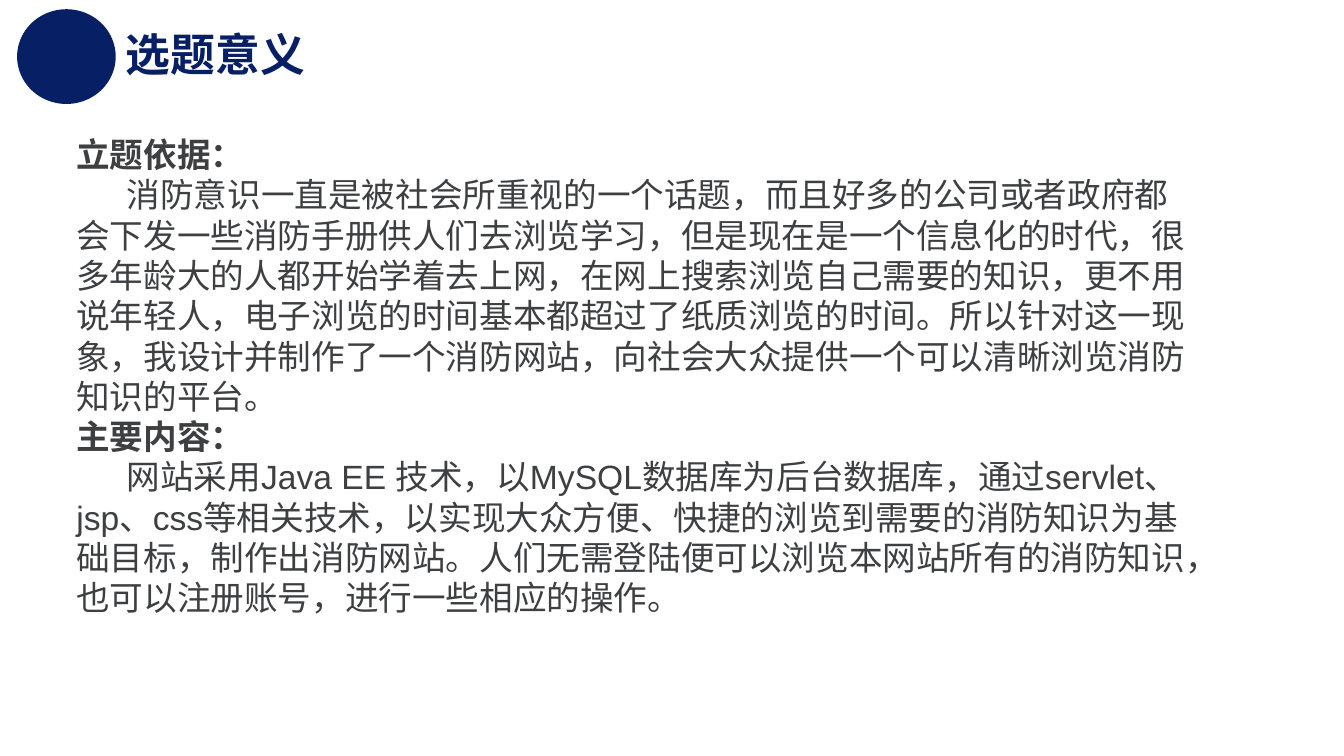
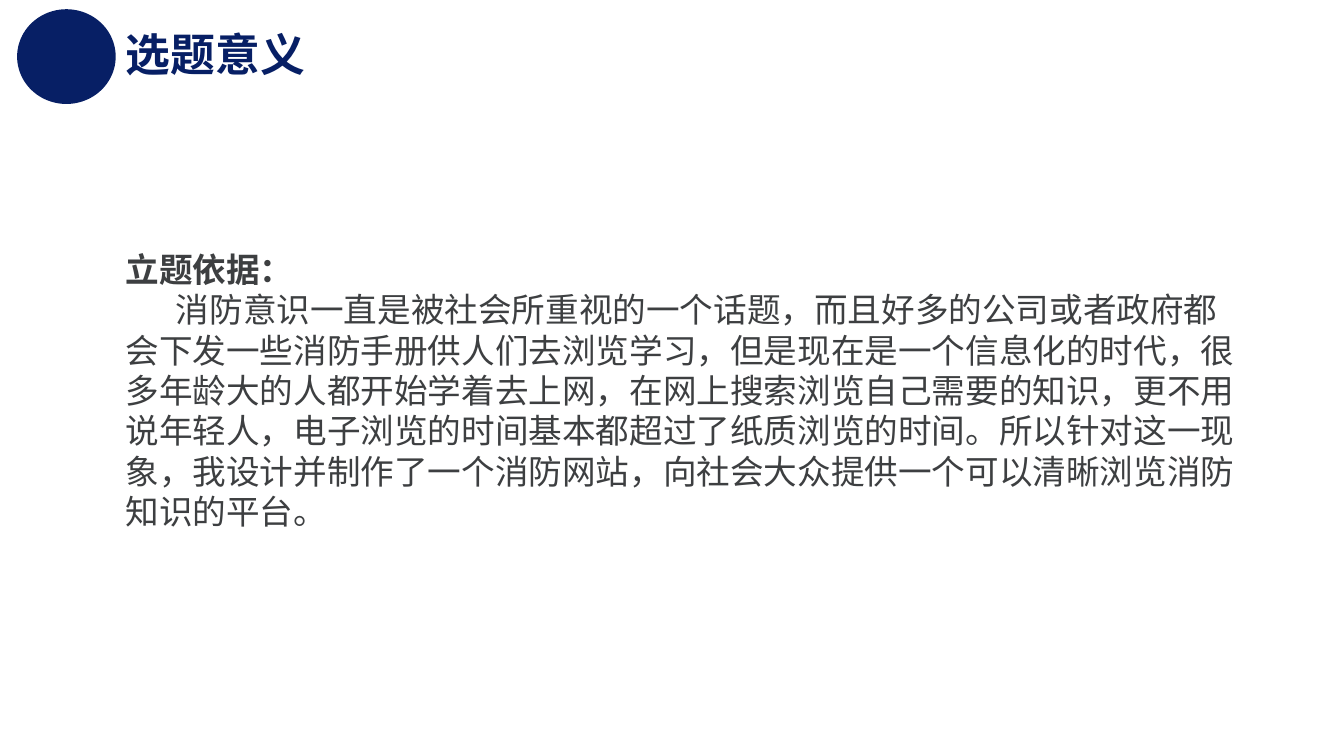
Before and after one commit to Henry0227/Imnujava, a slide deck: slide 4 of 20151104820_zhaolei_xiaofangwangzhan/毕设资料/20151104820-赵磊-开题报告PPT.pptx. Drawn at 1344x756 pixels with LibreOffice and Linux fonts; fonts in the diff are those of the drawing; background and template pictures are left out. Boxes give left, top, right and bottom in pixels: in the first picture for what was removed or moved away, otherwise in the second. Text is boxed around its words. In the diff, an @@ line names an element or a change of style, - is before the commit and + after.

```diff
--- a/20151104820_zhaolei_xiaofangwangzhan/毕设资料/20151104820-赵磊-开题报告PPT.pptx
+++ b/20151104820_zhaolei_xiaofangwangzhan/毕设资料/20151104820-赵磊-开题报告PPT.pptx
@@ text "立题依据：" moved from (x1=76, y1=138, x2=1218, y2=614) to (x1=126, y1=253, x2=1235, y2=527) @@
@@ text at (x1=76, y1=420, x2=1218, y2=614): paragraphs removed @@
-主要内容：
-网站采用Java EE 技术，以MySQL数据库为后台数据库，通过servlet、jsp、css等相关技术，以实现大众方便、快捷的浏览到需要的消防知识为基础目标，制作出消防网站。人们无需登陆便可以浏览本网站所有的消防知识，也可以注册账号，进行一些相应的操作。
```
Also in this commit, not shown: 4 other slides changed, 2 slides added, 1 other file.
